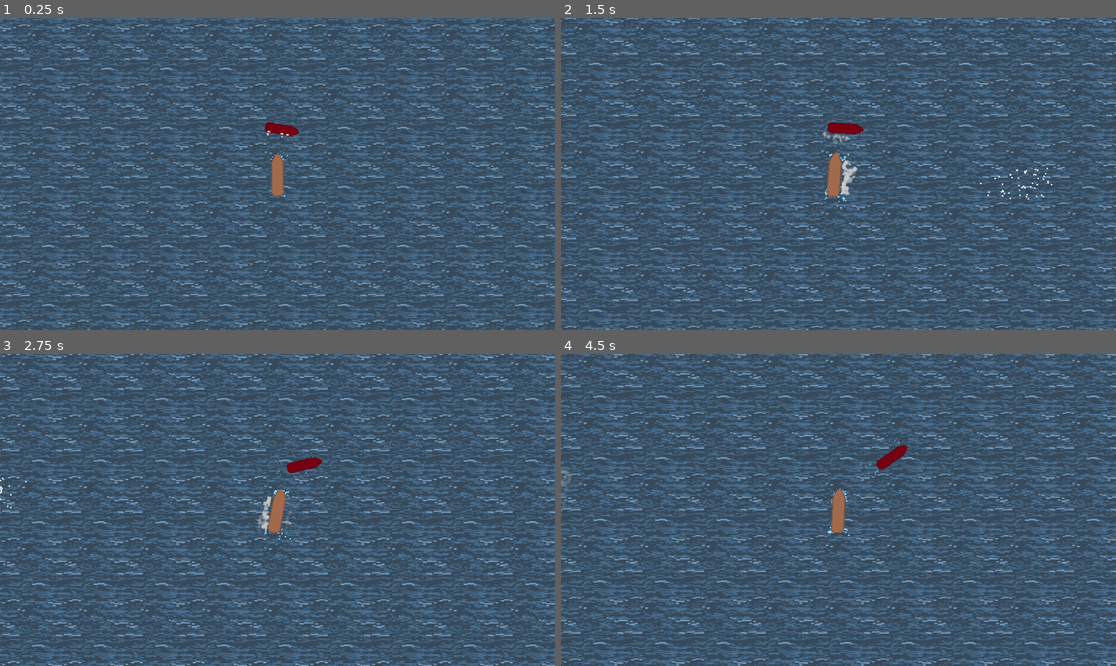
Above: before the commit, frames 1-4 (two rows, left to right).
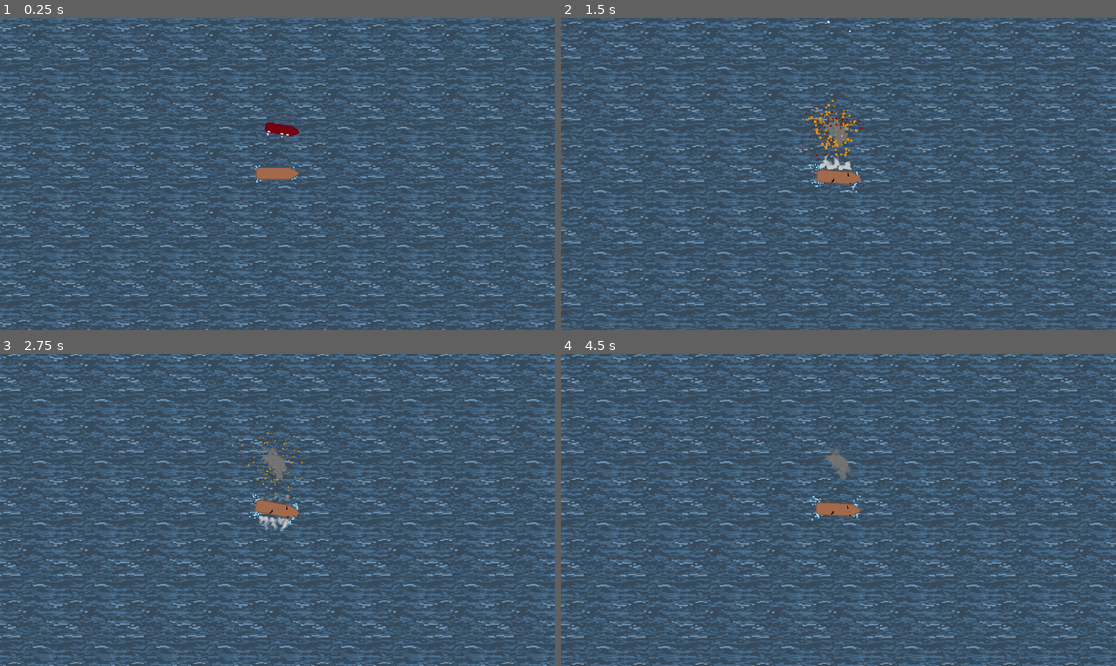
Above: after the commit, the same moments.

Repository: thibautkochjung-gif/Cannonade
Game: Godot game, scene res://Nodes/game.tscn
Two runs of this game, one before a commit and one after it. Both use one fixed random seed, a clock stepped at 60 frames per second and the inputs below.
Inputs (mouse positions are in pixels of both pictures, inside the frame that each line leads up to):
- Up to frame 1 (0.25 s): no input
- Up to frame 2 (1.5 s): move the mouse to (960, 158) at 0.52 s; hold D (steer_right) 0.53-1.28 s; click (960, 158) at 0.67 s; move the mouse to (727, 189) at 1.27 s; hold S (slow_down) from 1.28 s (still down); click (727, 189) at 1.42 s
- Up to frame 3 (2.75 s): move the mouse to (333, 441) at 2.02 s; release S (slow_down) at 2.03 s; hold D (steer_right) from 2.03 s (still down); click (333, 441) at 2.17 s
- Up to frame 4 (4.5 s): move the mouse to (810, 572) at 2.77 s; release D (steer_right) at 2.78 s; hold W (speed_up) 2.78-3.53 s; click (810, 572) at 2.92 s; move the mouse to (1005, 556) at 3.52 s; hold A (steer_left) from 3.53 s (still down); click (1005, 556) at 3.67 s; move the mouse to (672, 463) at 4.27 s; click (672, 463) at 4.42 s

The runs differ from the first frame. In frame 1, 0.4% of the frame differs, in the area x 46-54%, y 43-58%; in frame 2, 38%; in frame 3, 34%; in frame 4, 39%, in the area x 0-100%, y 0-100%.

Commit message:
Added ramming. Enemies do not ram, though

Diff:
--- a/Nodes/player.tscn
+++ b/Nodes/player.tscn
@@ -20,16 +20,15 @@
 
 [node name="DamageDecals" parent="." unique_id=550950358 instance=ExtResource("2_0bouj")]
 position = Vector2(1, 0)
+rotation = 0.0
 scale = Vector2(0.01, 0.01)
 
 [node name="ShipSprite" type="Sprite2D" parent="." unique_id=1622442457]
 position = Vector2(1, 0)
-rotation = 4.712389
 scale = Vector2(0.05, 0.05)
 texture = ExtResource("1_4flbx")
 
 [node name="PlayerHitbox" type="CollisionShape2D" parent="." unique_id=2005568128]
-rotation = 4.712389
 shape = ExtResource("4_2hphp")
 debug_color = Color(0, 0.6, 0.69803923, 0)
 
@@ -50,8 +49,7 @@
 recoil_damping = 5.0
 
 [node name="RightBroadside" type="Node2D" parent="." unique_id=11000823]
-position = Vector2(7, 0)
-rotation = 4.712389
+position = Vector2(2, 6)
 script = ExtResource("3_i3pqv")
 
 [node name="Cannon" parent="RightBroadside" unique_id=503346608 instance=ExtResource("4_hqtel")]
@@ -255,8 +253,8 @@
 rotation = 1.5707964
 
 [node name="LeftBroadside" type="Node2D" parent="." unique_id=1529387424]
-position = Vector2(-7, 0)
-rotation = 1.5707964
+position = Vector2(2, -8)
+rotation = 3.1415927
 script = ExtResource("3_i3pqv")
 
 [node name="Cannon51" parent="LeftBroadside" unique_id=678606727 instance=ExtResource("4_hqtel")]
@@ -464,6 +462,7 @@
 max_health = 400.0
 
 [node name="Wakes" type="Node2D" parent="." unique_id=344127051]
+rotation = 1.5707964
 
 [node name="Wake" parent="Wakes" unique_id=1337320244 groups=["wake"] instance=ExtResource("7_wmu34")]
 z_index = -1
@@ -490,7 +489,6 @@
 size_multiplier = 1.6
 
 [node name="HullCollision" type="Area2D" parent="." unique_id=1038201373 node_paths=PackedStringArray("collision_damage")]
-rotation = 4.712389
 collision_layer = 8
 collision_mask = 4
 script = ExtResource("10_e3gfx")
--- a/Polygons/Player_boat_polygon.tres
+++ b/Polygons/Player_boat_polygon.tres
@@ -1,4 +1,4 @@
 [gd_resource type="ConvexPolygonShape2D" format=3 uid="uid://cd4vop3sg5ki4"]
 
 [resource]
-points = PackedVector2Array(-42, -13.999999, -48, -8.999999, -48, 9.000001, -42, 14.000001, 27, 14, 47, -5.604694e-07, 27, -14)
+points = PackedVector2Array(-41, -15, -47, -10, -47, 8, -41, 13, 28, 13, 47, -1, 28, -15)
--- a/Scripts/camera_2d.gd
+++ b/Scripts/camera_2d.gd
@@ -46,7 +46,7 @@
 	recoil_offset += recoil_velocity * delta
 
 	# Jitter: noise-driven, scaled by trauma squared
-	var shake_amount = trauma * trauma
+	var shake_amount = trauma * trauma * 4
 	noise_seed_x += delta * 60.0
 	noise_seed_y += delta * 60.0
 	var jitter_x = noise.get_noise_1d(noise_seed_x) * max_jitter_offset * shake_amount
--- a/Scripts/collision_damage.gd
+++ b/Scripts/collision_damage.gd
@@ -3,15 +3,75 @@
 
 @export var ship: Node2D
 
-# Called when the node enters the scene tree for the first time.
-func _ready() -> void:
-	pass # Replace with function body.
+@export var front_damage := 1.0
+@export var side_back_damage := 4.0
 
-
-# Called every frame. 'delta' is the elapsed time since the previous frame.
-func _process(delta: float) -> void:
-	pass
+@export var speed_damage_multiplier := 0.01
+@export var front_angle_threshold := PI / 3
 
 
 func on_ship_collision(other_ship: Node2D) -> void:
-	print(ship.name, " hit ", other_ship.name)
+	var impact_direction = get_impact_direction(other_ship)
+	var hit_angle = get_hit_angle(other_ship, ship)
+
+	var base_damage = get_base_damage(hit_angle)
+	var speed_multiplier = get_speed_multiplier(other_ship)
+
+	var final_damage = base_damage * speed_multiplier
+
+	print(
+		ship.name,
+		" rammed ",
+		other_ship.name,
+		" for ",
+		final_damage,
+		" damage"
+	)
+
+	other_ship.get_node("Health").take_damage(final_damage, impact_direction, "collision")
+
+
+func get_impact_direction(other_ship: Node2D) -> Vector2:
+	return (
+		other_ship.global_position - ship.global_position
+	).normalized()
+
+
+func get_hit_angle(target: Node2D, attacker: Node2D) -> float:
+	var direction_to_attacker = (
+		attacker.global_position - target.global_position
+	).normalized()
+
+	var target_forward = target.transform.x
+
+	return abs(target_forward.angle_to(direction_to_attacker))
+
+
+func get_base_damage(angle: float) -> float:
+	if angle < front_angle_threshold:
+		return front_damage
+	else:
+		return side_back_damage
+
+
+func get_speed_multiplier(other_ship: Node2D) -> float:
+	var relative_speed = get_relative_speed(other_ship)
+
+	return 1.0 + relative_speed * relative_speed * speed_damage_multiplier
+
+
+func get_relative_speed(other_ship: Node2D) -> float:
+	var my_velocity = get_ship_velocity(ship)
+	var other_velocity = get_ship_velocity(other_ship)
+
+	return (my_velocity - other_velocity).length()
+
+
+func get_ship_velocity(body: Node2D) -> Vector2:
+	if body is CharacterBody2D:
+		return body.velocity
+
+	if body is RigidBody2D:
+		return body.linear_velocity
+
+	return Vector2.ZERO
--- a/Scripts/health.gd
+++ b/Scripts/health.gd
@@ -16,8 +16,8 @@
 func _process(delta: float) -> void:
 	pass
 
-func take_damage(amount: float, hit_direction: Vector2 = Vector2.ZERO):
+func take_damage(amount: float, hit_direction: Vector2, source: String = "cannon") -> void:
 	current_health = current_health - amount
-	health_changed.emit(amount, max_health, current_health, hit_direction)
+	health_changed.emit(amount, max_health, current_health, hit_direction, source)
 	if current_health <= 0:
 		health_depleted.emit()
--- a/Scripts/player.gd
+++ b/Scripts/player.gd
@@ -42,11 +42,11 @@
 		else:
 			var mouse_world_position = get_viewport().canvas_transform.affine_inverse() * event.position
 			var vector_to_mouse = mouse_world_position - position
-			var vector_right_side = transform.y.orthogonal()
+			var vector_right_side = transform.x.orthogonal()
 			if vector_to_mouse.dot(vector_right_side) > 0 :
+				$LeftBroadside.fire()
+			else :
 				$RightBroadside.fire()
-			else :
-				$LeftBroadside.fire()
 
 
 func _physics_process(delta: float) -> void:
@@ -61,7 +61,7 @@
 	if Input.is_action_pressed("steer_left"):
 		rotation -= current_angular_speed * delta
 
-	velocity = Vector2.UP.rotated(rotation) * current_speed
+	velocity = Vector2.RIGHT.rotated(rotation) * current_speed
 	move_and_slide()
 
 	for wake in get_children().filter(func(child): return child.is_in_group("wake")):
@@ -76,14 +76,15 @@
 	GameManagerScene.player_death()
 
 
-func _on_health_health_changed(damage: float, max_health: float, current_health: float, hit_direction: Vector2) -> void:
+func _on_health_health_changed(damage: float, max_health: float, current_health: float, hit_direction: Vector2, source: String) -> void:
 
 	var damage_to_max_health_ratio: float = damage / max_health
 	if damage_to_max_health_ratio > 0.0:
-		Fx.shake(shake_strength_from(damage_to_max_health_ratio), hit_direction)
+		Fx.shake(shake_strength_from(damage_to_max_health_ratio, source), hit_direction)
 
 	$DamageDecals.update_health_ratio(current_health / max_health)
 
 
-func shake_strength_from(damage_to_max_health_ratio: float) -> float:
-	return clamp(damage_to_max_health_ratio, 0.05, 1.0)
+func shake_strength_from(damage: float, source: String) -> float:
+	var base = clamp(damage / $Health.max_health, 0.1, 1.0)
+	return base * 10.0 if source == "collision" else base
